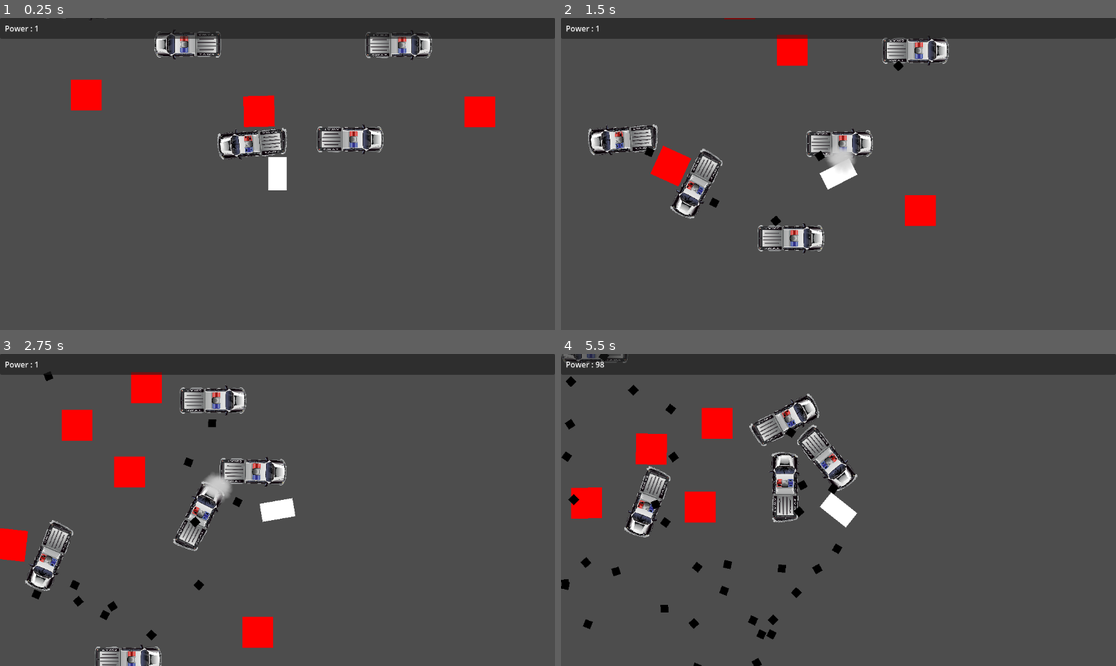
Above: before the commit, frames 1-4 (two rows, left to right).
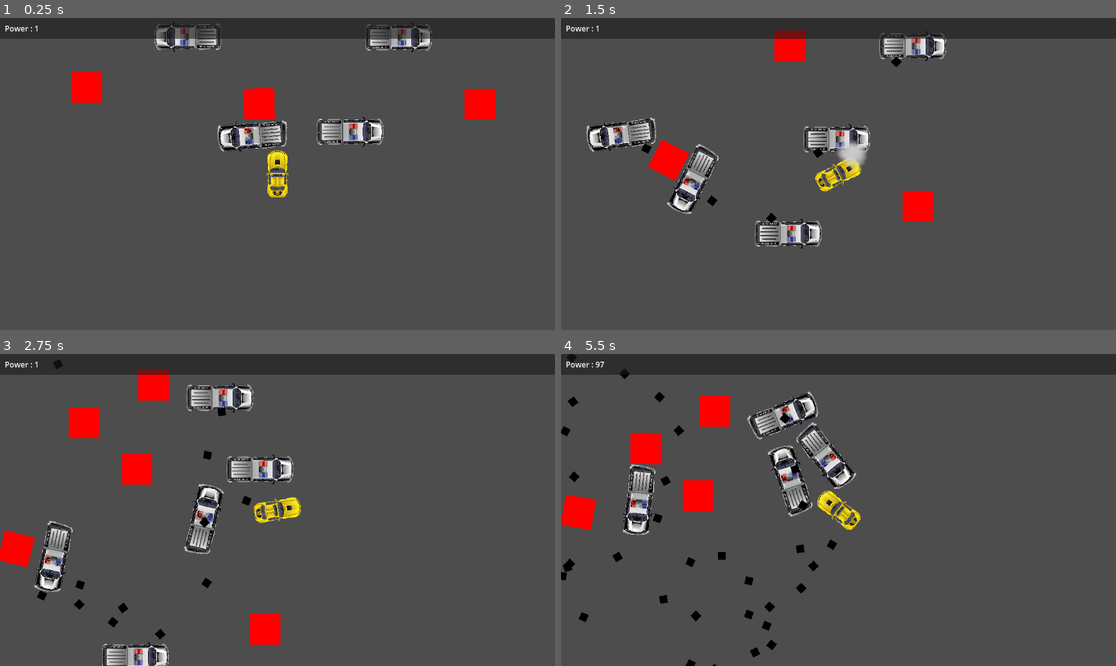
Above: after the commit, the same moments.

Repository: m-conti/gamejam-thailand-summer
Game: Godot game, scene res://level.tscn
Same seed, same stepped clock (60 frames per second), same inputs: the game is played once before the commit and once after it.
Inputs:
- Up to frame 1 (0.25 s): no input
- Up to frame 2 (1.5 s): hold D (right) 0.53-1.28 s; hold A (left) from 1.28 s (still down)
- Up to frame 3 (2.75 s): release A (left) at 2.03 s; hold D (right) from 2.03 s (still down)
- Up to frame 4 (5.5 s): release D (right) at 3.53 s; hold A (left) from 3.53 s (still down)

The runs differ from the first frame. In frame 1, 4.7% of the frame differs, in the area x 8-90%, y 0-58%; in frame 2, 6.0%; in frame 3, 7.5%; in frame 4, 8.1%, in the area x 0-55%, y 0-100%.

Commit message:
player car

Diff:
--- a/entities/player.tscn
+++ b/entities/player.tscn
@@ -1,18 +1,13 @@
-[gd_scene load_steps=6 format=3 uid="uid://s4ysxh3xnveh"]
+[gd_scene load_steps=5 format=3 uid="uid://s4ysxh3xnveh"]
 
 [ext_resource type="Script" uid="uid://dxdfn4lnu72mn" path="res://entities/player.gd" id="1_merdl"]
+[ext_resource type="Texture2D" uid="uid://bvo0ub1obdcnk" path="res://assets/Cars/Car_3_Main_Positions/Car_3_01.png" id="2_b0kkn"]
 
 [sub_resource type="RectangleShape2D" id="RectangleShape2D_u3f3p"]
-size = Vector2(38, 68)
-
-[sub_resource type="Gradient" id="Gradient_merdl"]
-colors = PackedColorArray(1, 1, 1, 1, 1, 1, 1, 1)
-
-[sub_resource type="GradientTexture2D" id="GradientTexture2D_b0kkn"]
-gradient = SubResource("Gradient_merdl")
+size = Vector2(44, 99)
 
 [sub_resource type="RectangleShape2D" id="RectangleShape2D_merdl"]
-size = Vector2(124, 144)
+size = Vector2(84, 109)
 
 [node name="Player" type="RigidBody2D"]
 collision_layer = 3
@@ -24,8 +19,8 @@
 shape = SubResource("RectangleShape2D_u3f3p")
 
 [node name="Sprite2D" type="Sprite2D" parent="."]
-scale = Vector2(0.59375, 1.07812)
-texture = SubResource("GradientTexture2D_b0kkn")
+scale = Vector2(0.1, 0.1)
+texture = ExtResource("2_b0kkn")
 
 [node name="Camera2D" type="Camera2D" parent="."]
 
